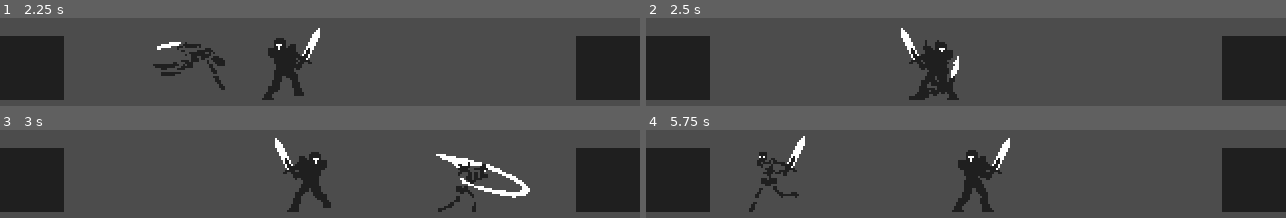
Above: before the commit, frames 1-4 (two rows, left to right).
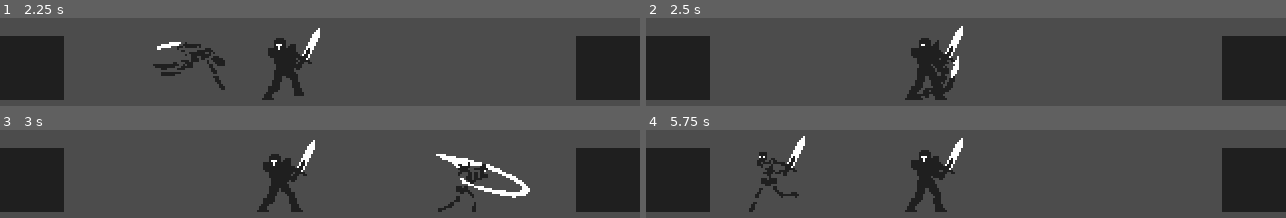
Above: after the commit, the same moments.

Repository: dw3nt/hb-grave-in-godot
Game: Godot game, scene res://Graveyard.tscn
Two runs of this game, one before a commit and one after it. Both use one fixed random seed, a clock stepped at 60 frames per second and the inputs below.
Inputs:
- Up to frame 1 (2.25 s): hold D (move_right) 0.53-1.28 s; tap K (attack) at 0.6, 1.35 s; hold A (move_left) 1.28-2.03 s; hold D (move_right) from 2.03 s (still down); tap Space (roll) at 2.1 s
- Up to frame 2 (2.5 s): keep holding D (move_right); tap K (attack) at 2.3 s
- Up to frame 3 (3 s): keep holding D (move_right); tap K (attack) at 2.85 s
- Up to frame 4 (5.75 s): release D (move_right) at 3.53 s; hold A (move_left) from 3.53 s (still down); tap K (attack) at 3.6, 4.55, 5.1 s; tap Space (roll) at 4.35 s

Frame 1 is identical in both runs. In frame 2, 2.2% of the frame differs, in the area x 39-50%, y 9-94%; in frame 3, 4.1%; in frame 4, 5.5%, in the area x 40-57%, y 9-94%.

Commit message:
add attack animation to knight

Diff:
--- a/Knight.gd
+++ b/Knight.gd
@@ -5,24 +5,26 @@
 const MAX_MOVE_SPEED = 50
 const ACCELERATION = 10
 
+onready var state = State.CHASE
+onready var skeleton = get_tree().get_root().find_node("Skeleton", true, false)
+
 var motion = Vector2()
-
-onready var state = State.CHASE
+var inAttackRange = false
 
 func _physics_process(delta):
 	# may be a better way to tell enemies player doesn't exist (or is dead) cuz this is bad practice and inefficent
-	var skeleton = get_tree().get_root().find_node("Skeleton", true, false)
 	if skeleton == null:
 		state = State.IDLE
 
-	set_face_direction(skeleton)
 	match state:
 		State.IDLE:
+			set_face_direction(skeleton)
 			process_idle()
 		State.CHASE:
+			set_face_direction(skeleton)
 			process_chase(skeleton)
 		State.ATTACK:
-			process_idle()
+			process_attack()
 
 	move_and_slide(motion)
 
@@ -42,6 +44,11 @@
 	$Anim.play("walk")
 
 
+func process_attack():
+	$Anim.play("attack")
+	motion.x = lerp(motion.x, 0, 0.25)
+
+
 func set_face_direction(faceTowards):
 	var x_scale = sign(faceTowards.position.x - position.x)
 	if x_scale == 0:
@@ -52,9 +59,18 @@
 
 func _on_AttackDetect_body_entered(body):
 	if body.get_name() == "Skeleton":
-		state = State.IDLE
+		inAttackRange = true
+		state = State.ATTACK
 
 
 func _on_AttackDetect_body_exited(body):
 	if body.get_name() == "Skeleton":
-		state = State.CHASE
+		inAttackRange = false
+
+
+func _on_Anim_animation_finished(anim_name):
+	if anim_name == "attack":
+		if inAttackRange:
+			set_face_direction(skeleton)
+		else:
+			state = State.CHASE
